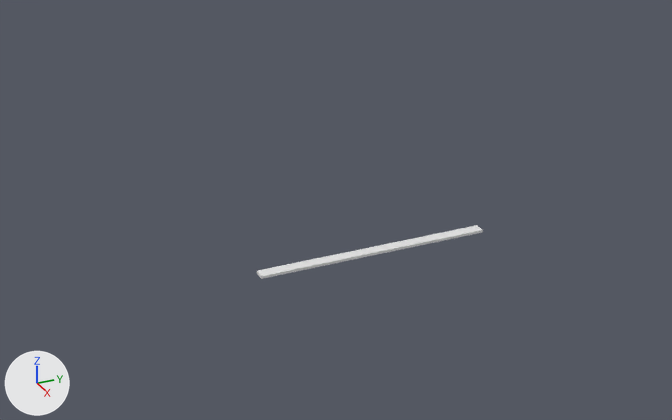
The Blender file Blender/Ship/Ship.blend as it was, and as the next commit left it.
The view is the same before and after, from a 50 mm lens placed at (121.0, -61.4, 69.3), pointed at (9.3, -11.1, 13.4). The axes (+X, +Y, +Z) are drawn at lower left. The lights are the same throughout.
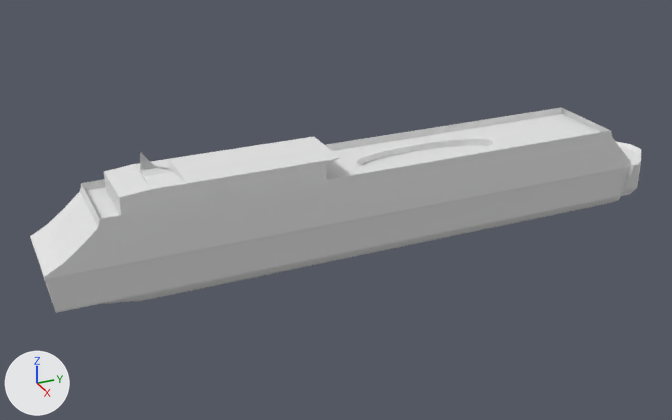
Commit message: Ship update

Patch to the scene script:
```diff
--- a/Blender/Ship/Ship.blend.py
+++ b/Blender/Ship/Ship.blend.py
@@ me_cube_001 @@
 # used by ob_cube; location = (0.0, 0.0, 1.0)
-me_cube_001.from_pydata(...)  # 8 vertices, 6 faces; spans x -1.0..1.0, y 0.0..20.0, z -1.0..-0.6
+me_cube_001.from_pydata(...)  # 32 vertices, 28 faces; spans x -0.4..4.4, y -25.5..3.0, z -1.0..5.3
+# me_cube_001 part 1: the whole mesh is rebuilt
@@ me_cube_005 @@
+me_cube_005.from_pydata(...)  # 170 vertices, 145 faces; spans x -5.8..5.8, y -43.3..41.9, z -1.0..5.4
@@ me_cube_004 @@
+me_cube_004.from_pydata(...)  # 33 vertices, 30 faces; spans x -0.1..6.8, y -53.1..38.0, z -1.0..5.0
@@ me_cube @@
+me_cube.from_pydata(...)  # 186 vertices, 176 faces; spans x -4.2..4.2, y -49.5..36.9, z -1.6..1.4
@@ ob_cube @@
 ob_cube = bpy.data.objects.new('Cube', me_cube_001)
-ob_cube.location = (0.0, 0.0, 1.0)
+ob_cube.location = (15.0, -18.0, 23.5)
 _m = ob_cube.modifiers.new('Mirror', 'MIRROR')
-_m.use_axis = (False, True, False)
@@ ob_above_part @@
+ob_above_part = bpy.data.objects.new('Above part', me_cube_005)
+ob_above_part.location = (15.0, -9.9, 18.3)
@@ ob_middle_part @@
+ob_middle_part = bpy.data.objects.new('Middle part', me_cube_004)
+ob_middle_part.location = (15.0, 0.0, 12.9)
+_m = ob_middle_part.modifiers.new('Mirror', 'MIRROR')
@@ ob_under_part @@
+ob_under_part = bpy.data.objects.new('Under part', me_cube)
+ob_under_part.location = (15.0, 0.0, 10.6)
```

What differs and where, as boxes (x1, y1, x2, y2) in the pictures (672 x 420 px):
'Above part', added
    after: (30, 107, 631, 279)
'Middle part', added
    after: (42, 142, 641, 313)
'Cube', reshaped, moved, modifiers changed (44% taller)
    before: (257, 225, 483, 279)
    after: (104, 137, 340, 215)
'Under part', added
    after: (101, 196, 621, 304)
